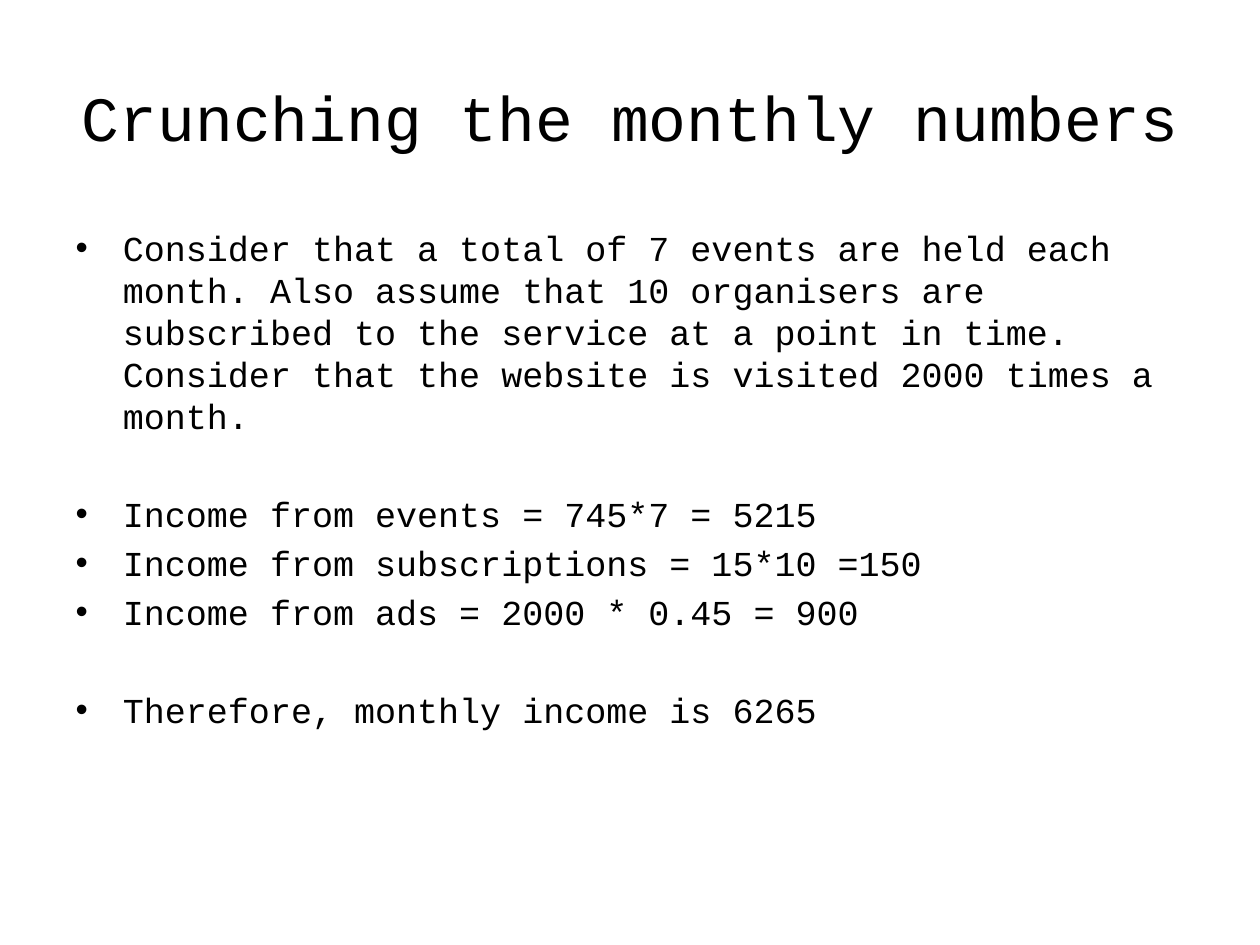
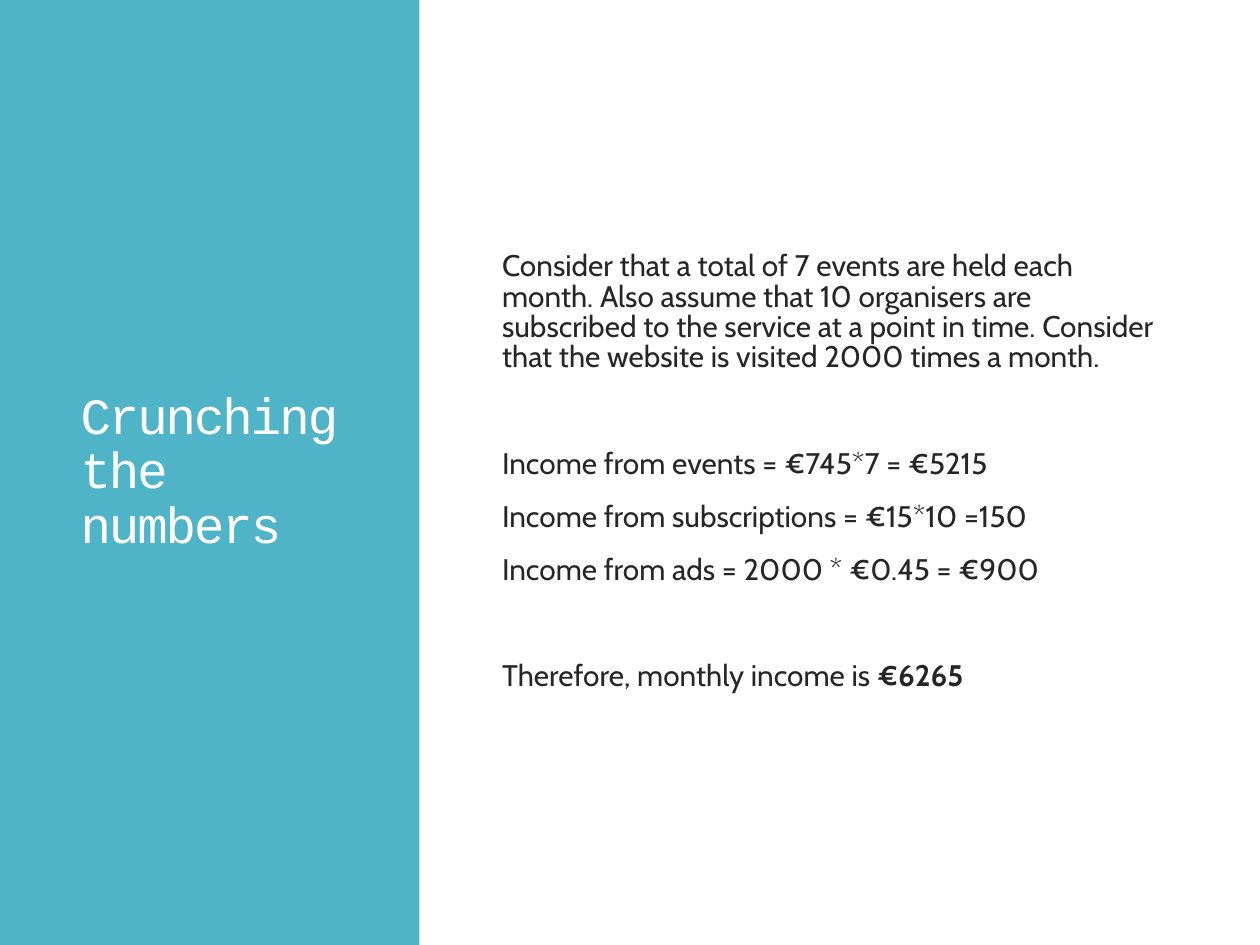
Before and after one commit to enricozammitlon/EsportsHack2019, a slide deck: slide 7 of Presentation.pptx. Drawn at 1260x945 pixels with LibreOffice and Linux fonts; fonts in the diff are those of the drawing; background and template pictures are left out. Boxes give left, top, right and bottom in pixels: in the first picture for what was removed or moved away, otherwise in the second. Text is boxed around its words. In the diff, an @@ line names an element or a change of style, - is before the commit and + after.

```diff
--- a/Presentation.pptx
+++ b/Presentation.pptx
@@ rectangle added at box(0, 0, 420, 945), fill #50B4C8 @@
@@ text "Consider that a total of ...": place and size @@
-text "Consider that a total of ..." at box(123, 237, 1153, 731)
+text "Consider that a total of ..." at box(502, 253, 1153, 693)
@@ text "Consider that a total of ..." at box(502, 253, 1153, 693): vertical alignment top to middle @@
@@ text at box(502, 253, 1153, 368): size 20 to 17 pt, font Courier New to Cabin, text colour #000000 to #262626 in "Consider that a total of 7 events ..."; bullet • to  ; line spacing 1 to 0.85; more space between paragraphs @@
@@ title at box(81, 397, 339, 544): text changed; size 36 to 29 pt; text colour #000000 to #FFFFFF @@
-Crunching the monthly numbers
+Crunching the numbers
@@ text at box(502, 451, 1038, 693): text changed; size 20 to 17 pt; font Courier New to Cabin; text colour #000000 to #262626 @@
-• Income from events = 745*7 = 5215
-• Income from subscriptions = 15*10 =150
-• Income from ads = 2000 * 0.45 = 900
-• Therefore, monthly income is 6265
+  Income from events = €745*7 = €5215
+  Income from subscriptions = €15*10 =150
+  Income from ads = 2000 * €0.45 = €900
+  Therefore, monthly income is €6265
```
Also in this commit, not shown: 6 other slides changed, 1 slide removed.
